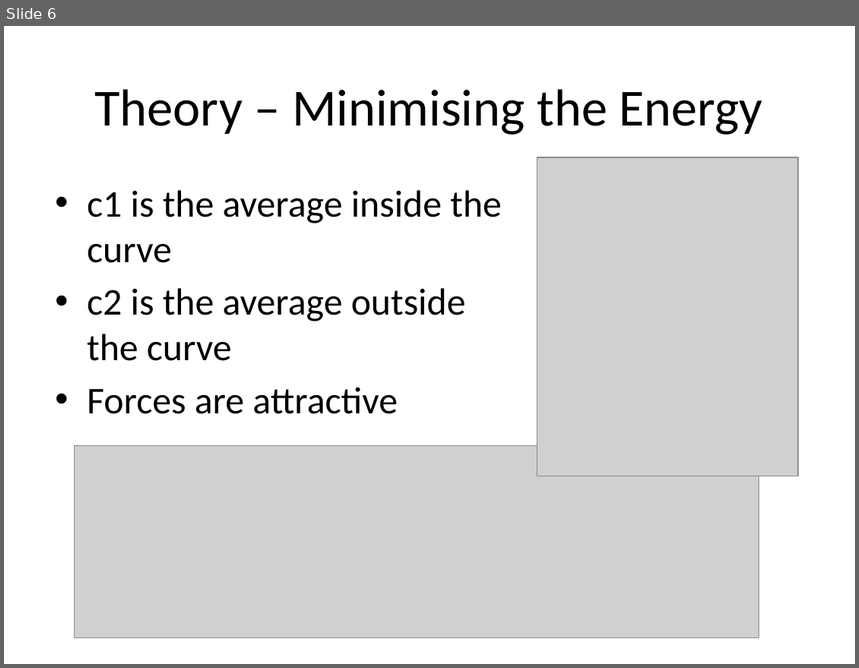
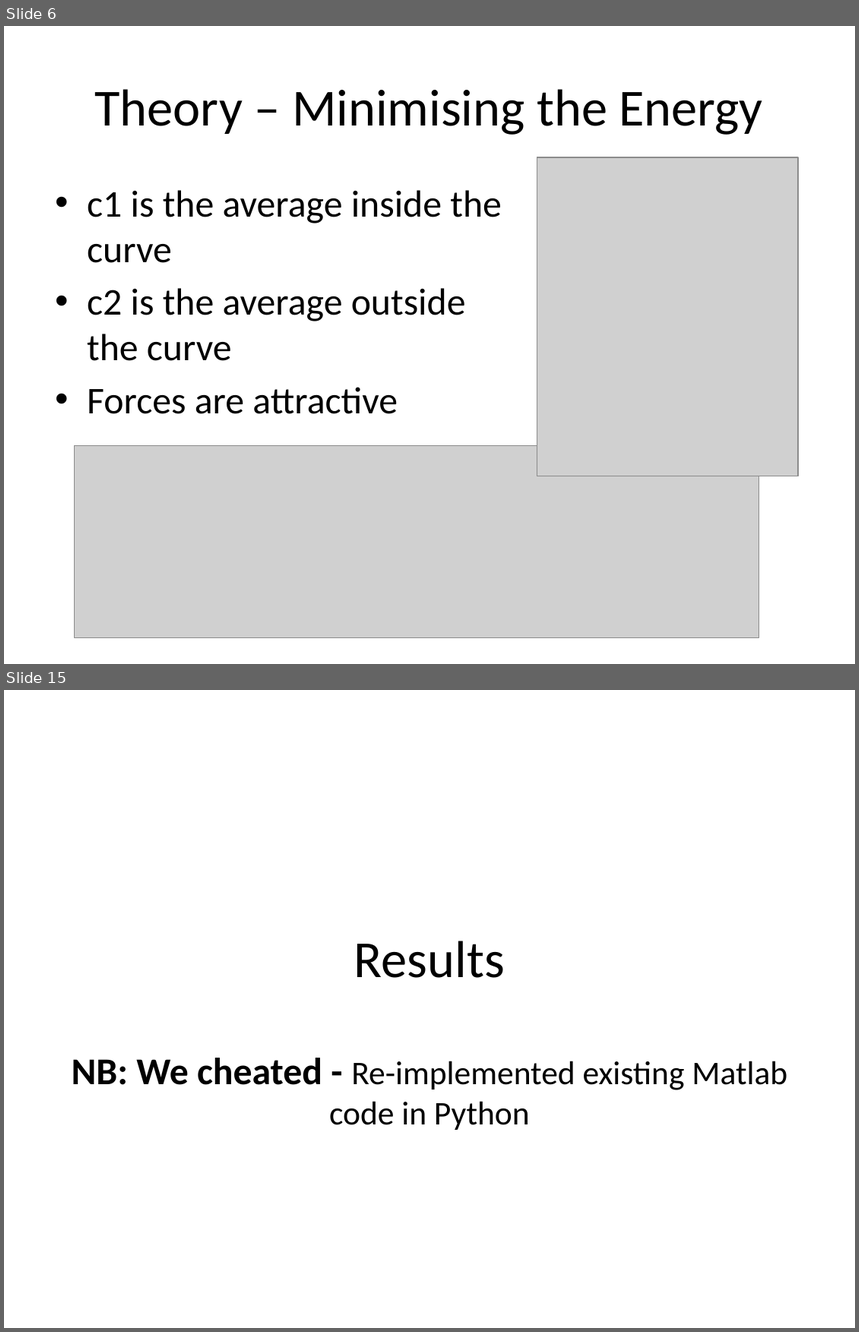
Before and after one commit to michaelwh/activecontnoedge, a slide deck: Active Contours Without Edges.pptx. Shown one above the other, each under a label of ours: slide 6 before the commit, slides 6 and 15 after it; the slides between them are not shown. The pictures are 859x668 and 859x1332 pixels, drawn with LibreOffice and Linux fonts; fonts in the diff are those of the drawing; grey boxes stand for pictures. Boxes give left, top, right and bottom in pixels: in the first picture for what was removed or moved away, otherwise in the second. Text is boxed around its words. In the diff, an @@ line names an element or a change of style, - is before the commit and + after.

```diff
--- a/Active Contours Without Edges.pptx
+++ b/Active Contours Without Edges.pptx
@@ slide 15 added at (4,690,855,1328), background #FFFFFF @@
@@ title added at (354,941,505,978), 44 pt, text #000000 @@
+Results
@@ text added at (72,1058,788,1130), 28 pt, text #000000 @@
+NB: We cheated - Re-implemented existing Matlab code in Python
```
Also in this commit, not shown: 2 slides changed, 16 other slides added.
